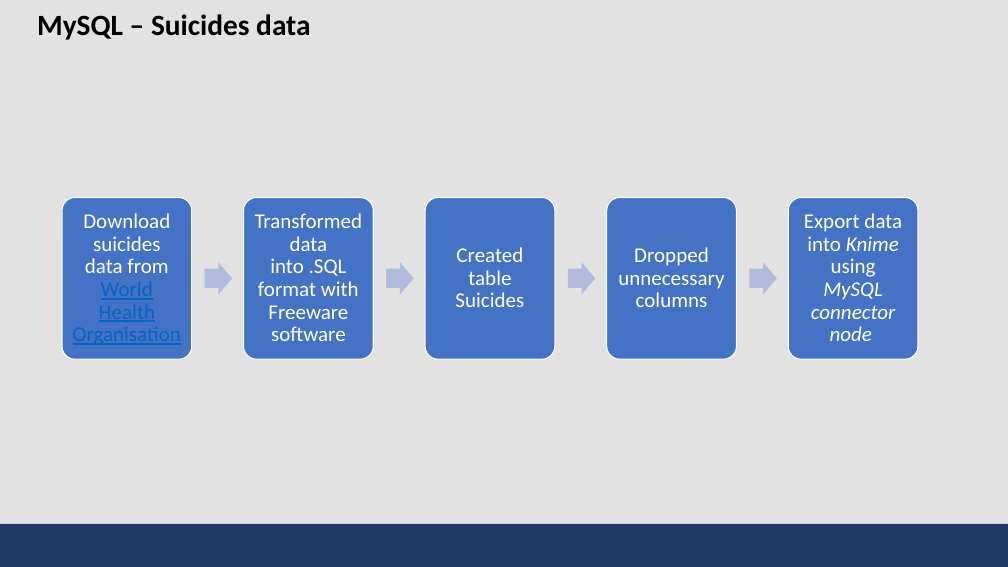
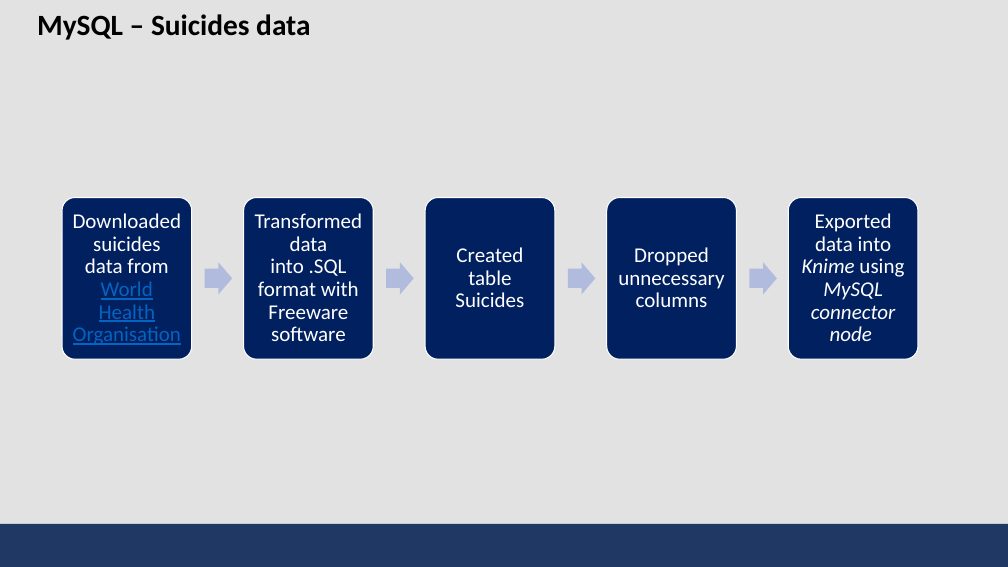
Before and after one commit to bmbln/Team_Manila, a slide deck: slide 3 of DE Term Project/DE_TermProject2_Presentation.pptx. Drawn at 1008x567 pixels with LibreOffice and Linux fonts; fonts in the diff are those of the drawing. Boxes give left, top, right and bottom in pixels: in the first picture for what was removed or moved away, otherwise in the second. Text is boxed around its words. In the diff, an @@ line names an element or a change of style, - is before the commit and + after.

```diff
--- a/DE Term Project/DE_TermProject2_Presentation.pptx
+++ b/DE Term Project/DE_TermProject2_Presentation.pptx
@@ fill #4472C4 to #002060 in 5 elements at [62,197,192,359], [243,197,374,359], [425,197,555,359], [607,197,737,359], [789,197,919,359] @@
@@ text at [73,213,182,345]: text changed @@
-Download suicides data from World Health Organisation
+Downloaded suicides data from World Health Organisation
@@ text at [802,213,904,341]: text changed @@
-Export data into Knime using MySQL connector node
+Exported data into Knime using MySQL connector node
```
Also in this commit, not shown: 4 other slides changed.
